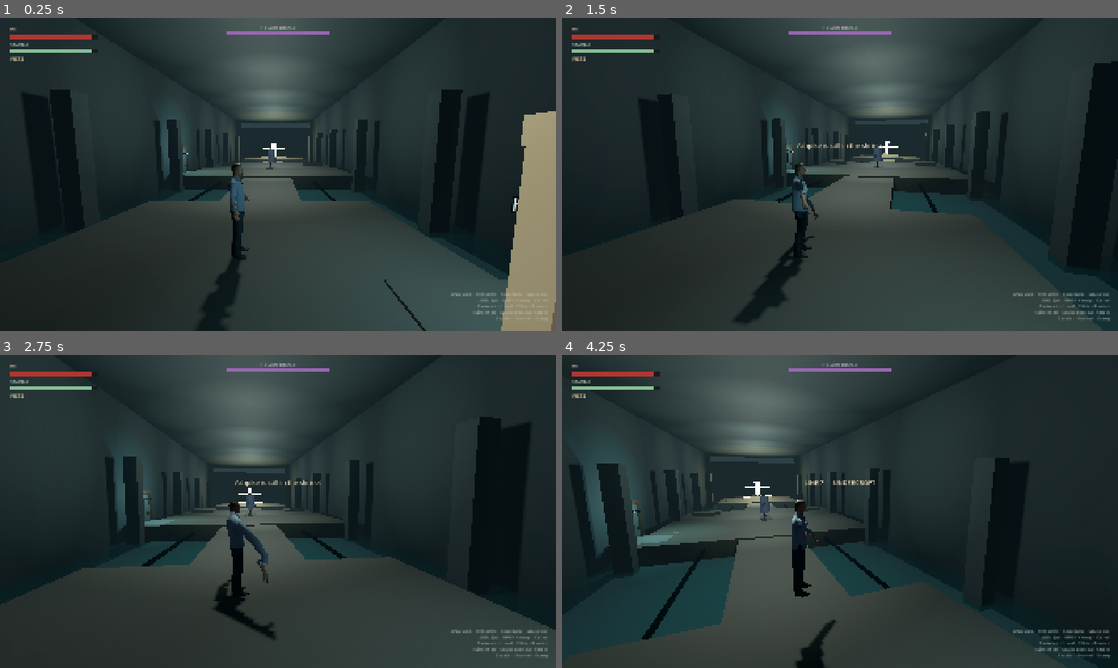
Above: before the commit, frames 1-4 (two rows, left to right).
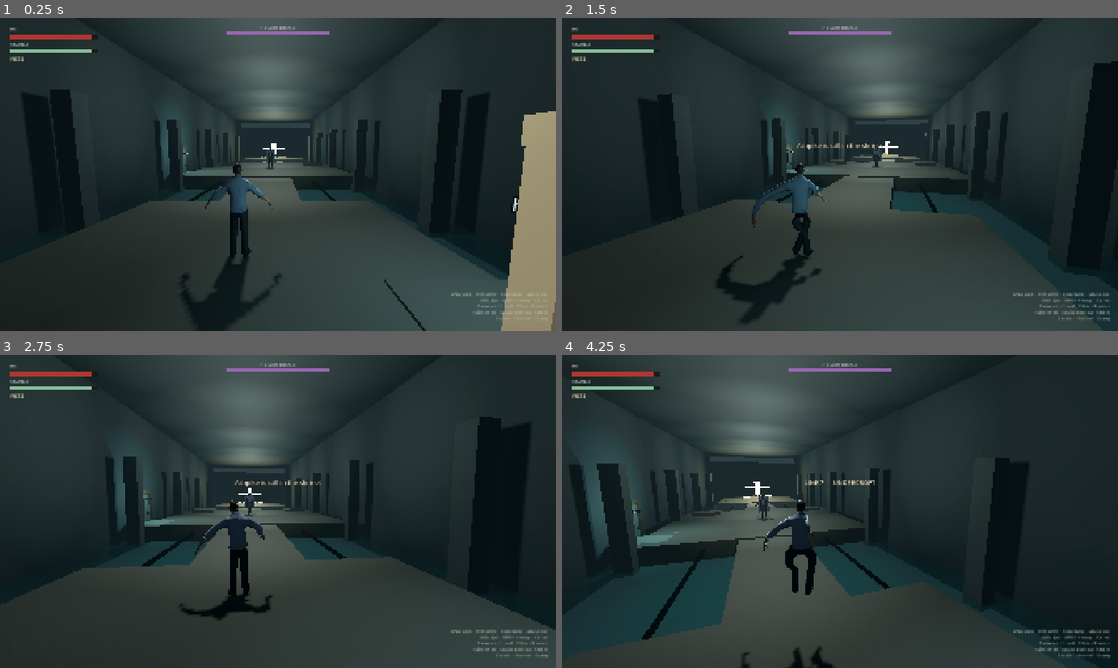
Above: after the commit, the same moments.

Repository: myat93/line7
Game: Godot game, scene res://main.tscn
Same seed, same stepped clock (60 frames per second), same inputs: the game is played once before the commit and once after it.
Inputs (mouse positions are in pixels of both pictures, inside the frame that each line leads up to):
- Up to frame 1 (0.25 s): no input
- Up to frame 2 (1.5 s): tap Enter at 0.5 s; move the mouse to (867, 174) at 0.52 s; hold 1 (bind_ashpike) 0.53-1.28 s; hold W (move_forward) from 0.53 s (still down); click (867, 174) at 0.67 s; tap Space (jump) at 0.77 s; move the mouse to (812, 174) at 1.27 s; tap 2 (bind_fists) at 1.35 s
- Up to frame 3 (2.75 s): keep holding W (move_forward); tap Space (jump) at 1.52 s; move the mouse to (289, 505) at 2.02 s; hold Right mouse button (heavy_attack) from 2.03 s (still down)
- Up to frame 4 (4.25 s): keep holding W (move_forward); move the mouse to (834, 517) at 2.77 s; release Right mouse button (heavy_attack) at 2.78 s; tap E (interact) at 2.85 s; click (834, 517) at 2.92 s; tap Space (jump) at 3.02, 3.77 s; move the mouse to (878, 514) at 3.52 s; press the mouse at (878, 514) at 3.53 s

The runs differ from the first frame. In frame 1, 1.2% of the frame differs, in the area x 32-51%, y 41-98%; in frame 2, 1.3%; in frame 3, 1.5%, in the area x 32-50%, y 44-91%; in frame 4, 1.2%.

Commit message:
Restore +90° chest align and lean/punch in that frame.
Zeroing import yaw left the shirt on ±X (profile to WASD). Bip01 +X is
the skinned chest; +90° maps it to MeshRoot −Z. Sprint lean is now local Z
and jab/heavy use a light aim_along_y so arms travel toward move forward
without the reflected hips remap.

Co-authored-by: myat93 <myat93@users.noreply.github.com>

Diff:
--- a/characters/he/he.gd
+++ b/characters/he/he.gd
@@ -465,11 +465,12 @@
 	## Distance-driven stride so feet read against walk speed (no clock skate).
 	_pose_idle()
 	var swing := sin(_stride)
-	_part_rot("Torso", Vector3(-0.04, swing * 0.05, 0.0))
-	_part_rot("L_UpperArm", Vector3(0.22 + swing * 0.18, 0.06, 0.16))
-	_part_rot("R_UpperArm", Vector3(0.22 - swing * 0.18, -0.06, -0.16))
-	_part_rot("L_Forearm", Vector3(0.16, 0.0, 0.0))
-	_part_rot("R_Forearm", Vector3(0.16, 0.0, 0.0))
+	## After +90° align, negative local Z leans the spine toward MeshRoot −Z.
+	_part_rot("Torso", Vector3(0.0, swing * 0.05, -0.05))
+	_part_rot("L_UpperArm", Vector3(0.18 + swing * 0.16, 0.05, 0.12))
+	_part_rot("R_UpperArm", Vector3(0.18 - swing * 0.16, -0.05, -0.12))
+	_part_rot("L_Forearm", Vector3(0.14, 0.0, 0.0))
+	_part_rot("R_Forearm", Vector3(0.14, 0.0, 0.0))
 	_part_rot("L_Thigh", Vector3(swing * 0.34, 0.0, 0.0))
 	_part_rot("R_Thigh", Vector3(-swing * 0.34, 0.0, 0.0))
 	_part_rot("L_Shin", Vector3(maxf(-swing, 0.0) * 0.28, 0.0, 0.0))
@@ -477,17 +478,17 @@
 
 
 func _pose_sprint() -> void:
-	## Forward lean is negative local X (Godot −Z chest). Opposite swing.
-	## No aim_along_y / hip slide — those stretch the 100×-IBM skin.
+	## Forward lean is negative local Z (Bip01 +X / MeshRoot −Z). Opposite swing.
+	## Modest extras only — large ones stretch the 100×-IBM skin.
 	_pose_idle()
 	var swing := sin(_stride)
-	_part_rot("Hips", Vector3(-0.10, 0.0, 0.0))
-	_part_rot("Torso", Vector3(-0.16, swing * 0.05, 0.0))
-	_part_rot("Head", Vector3(0.08, 0.0, 0.0))
-	_part_rot("L_UpperArm", Vector3(0.18 + swing * 0.22, 0.08, 0.12))
-	_part_rot("R_UpperArm", Vector3(0.18 - swing * 0.22, -0.08, -0.12))
-	_part_rot("L_Forearm", Vector3(0.20, 0.0, 0.0))
-	_part_rot("R_Forearm", Vector3(0.20, 0.0, 0.0))
+	_part_rot("Hips", Vector3(0.0, 0.0, -0.10))
+	_part_rot("Torso", Vector3(0.0, swing * 0.05, -0.16))
+	_part_rot("Head", Vector3(0.06, 0.0, 0.0))
+	_part_rot("L_UpperArm", Vector3(0.14 + swing * 0.18, 0.06, 0.10))
+	_part_rot("R_UpperArm", Vector3(0.14 - swing * 0.18, -0.06, -0.10))
+	_part_rot("L_Forearm", Vector3(0.16, 0.0, 0.0))
+	_part_rot("R_Forearm", Vector3(0.16, 0.0, 0.0))
 	_part_rot("L_Thigh", Vector3(swing * 0.42, 0.0, 0.0))
 	_part_rot("R_Thigh", Vector3(-swing * 0.42, 0.0, 0.0))
 	_part_rot("L_Shin", Vector3(maxf(-swing, 0.0) * 0.40, 0.0, 0.0))
@@ -505,14 +506,14 @@
 	elif _state_time > wind + active:
 		snap = 1.0 - clampf((_state_time - wind - active) / maxf(recover, 0.05), 0.0, 1.0)
 	_pose_idle()
-	_part_rot("Torso", Vector3(-0.06, 0.20, 0.0) * snap)
-	_part_rot("Hips", Vector3(-0.03, 0.08, 0.0) * snap)
-	_part_rot("Head", Vector3(0.04, -0.08, 0.0) * snap)
-	## Negative local X swings Bip01 +Y (along-bone) toward MeshRoot −Z.
-	_part_rot("L_UpperArm", Vector3(-0.95, 0.12, 0.16) * snap)
-	_part_rot("L_Forearm", Vector3(0.28, 0.0, 0.0) * snap)
-	_part_rot("L_Fist", Vector3(0.10, 0.0, 0.0) * snap)
-	_part_rot("R_UpperArm", Vector3(0.10, -0.08, -0.08))
+	_part_rot("Torso", Vector3(0.0, 0.16, -0.06) * snap)
+	_part_rot("Hips", Vector3(0.0, 0.08, -0.03) * snap)
+	_part_rot("Head", Vector3(0.04, -0.06, 0.0) * snap)
+	_part_rot("L_UpperArm", Vector3(-0.35, 0.22, 0.28) * snap)
+	_part_rot("L_Forearm", Vector3(0.22, 0.0, 0.0) * snap)
+	_part_rot("L_Fist", Vector3(0.08, 0.0, 0.0) * snap)
+	_rig.aim_along_y("L_UpperArm", Vector3(0.05, 0.08, -1.0), snap * 0.34)
+	_part_rot("R_UpperArm", Vector3(0.08, -0.06, -0.06))
 
 
 func _pose_heavy() -> void:
@@ -524,23 +525,24 @@
 	if _state_time < wind:
 		var coil := clampf(_state_time / maxf(wind, 0.05), 0.0, 1.0)
 		coil = coil * coil
-		_part_rot("Torso", Vector3(0.08, -0.18, 0.04) * coil)
-		_part_rot("Hips", Vector3(0.04, -0.08, 0.0) * coil)
-		_part_rot("Head", Vector3(-0.04, -0.10, 0.0) * coil)
-		_part_rot("R_UpperArm", Vector3(0.42, 0.22, 0.28) * coil)
-		_part_rot("R_Forearm", Vector3(0.45, 0.0, 0.0) * coil)
-		_part_rot("L_UpperArm", Vector3(0.12, 0.08, 0.10) * coil)
+		_part_rot("Torso", Vector3(0.0, -0.16, 0.06) * coil)
+		_part_rot("Hips", Vector3(0.0, -0.08, 0.04) * coil)
+		_part_rot("Head", Vector3(-0.04, -0.08, 0.0) * coil)
+		_part_rot("R_UpperArm", Vector3(0.28, 0.18, 0.20) * coil)
+		_part_rot("R_Forearm", Vector3(0.35, 0.0, 0.0) * coil)
+		_part_rot("L_UpperArm", Vector3(0.10, 0.06, 0.08) * coil)
 	else:
 		var commit := 1.0 - pow(1.0 - clampf((_state_time - wind) / 0.10, 0.0, 1.0), 2.0)
 		if _state_time > wind + active:
 			commit = 1.0 - clampf((_state_time - wind - active) / maxf(recover, 0.05), 0.0, 1.0) * 0.55
-		_part_rot("Torso", Vector3(-0.10, 0.18, 0.0) * commit)
-		_part_rot("Hips", Vector3(-0.05, 0.08, 0.0) * commit)
-		_part_rot("Head", Vector3(0.06, -0.06, 0.0) * commit)
-		_part_rot("R_UpperArm", Vector3(-1.05, -0.10, -0.12) * commit)
-		_part_rot("R_Forearm", Vector3(0.16, 0.0, 0.0))
-		_part_rot("R_Fist", Vector3(0.10, 0.0, 0.0) * commit)
-		_part_rot("L_UpperArm", Vector3(0.12, 0.08, 0.10))
+		_part_rot("Torso", Vector3(0.0, 0.16, -0.08) * commit)
+		_part_rot("Hips", Vector3(0.0, 0.08, -0.04) * commit)
+		_part_rot("Head", Vector3(0.05, -0.05, 0.0) * commit)
+		_part_rot("R_UpperArm", Vector3(-0.28, -0.12, -0.10) * commit)
+		_rig.aim_along_y("R_UpperArm", Vector3(-0.08, 0.06, -1.0), commit * 0.34)
+		_part_rot("R_Forearm", Vector3(0.12, 0.0, 0.0))
+		_part_rot("R_Fist", Vector3(0.08, 0.0, 0.0) * commit)
+		_part_rot("L_UpperArm", Vector3(0.10, 0.06, 0.08))
 
 
 func _pose_roll() -> void:
@@ -549,8 +551,8 @@
 	if _state_time > 0.26:
 		tuck = 1.0 - clampf((_state_time - 0.26) / 0.14, 0.0, 1.0)
 	_pose_idle()
-	_part_rot("Hips", Vector3(-0.22, 0.0, 0.0) * tuck)
-	_part_rot("Torso", Vector3(-0.16, 0.0, 0.0) * tuck)
+	_part_rot("Hips", Vector3(0.0, 0.0, -0.18) * tuck)
+	_part_rot("Torso", Vector3(0.0, 0.0, -0.14) * tuck)
 	_part_rot("Head", Vector3(0.10, 0.0, 0.0) * tuck)
 	_part_rot("L_Thigh", Vector3(-0.42, 0.0, 0.05) * tuck)
 	_part_rot("R_Thigh", Vector3(-0.44, 0.0, -0.05) * tuck)
--- a/core/mesh_pose_rig.gd
+++ b/core/mesh_pose_rig.gd
@@ -10,11 +10,10 @@
 ## them with inverse(rest) explodes vertices. Idle stays bind-pose (A-pose is
 ## the authored rest). Combat extras go through set_bone_pose_rotation.
 ##
-## Bind-pose mesh chest is Godot −Z (the skinned shirt/face). The armature is
-## authored −90° Y so Bip01 +X (Max-forward) sits on Godot +Z — that is 90°
-## from the mesh chest. Chasing Bip01 +X made HE face perpendicular to travel.
-## Clear the import yaw so mesh −Z == MeshRoot −Z. Capsules / MeshRoot yaw /
-## reach stay untouched.
+## Bind-pose chest follows Bip01 +X (Max-forward). Authored −90° Y puts that
+## on Godot +Z, i.e. MeshRoot +Z — perpendicular / moonwalk vs WASD (−Z).
+## +90° Y maps hips +X onto MeshRoot −Z. Capsules / MeshRoot yaw / reach stay
+## untouched. Do not zero the import yaw: that leaves the chest on ±X.
 
 var skeleton: Skeleton3D
 var body: MeshInstance3D
@@ -155,15 +154,15 @@
 
 
 func character_forward() -> Vector3:
-	## After _align_godot_forward, the skinned chest is skeleton −Z.
+	## After +90° align, armature +X (Bip01 chest) is MeshRoot −Z.
 	if skeleton == null:
 		return Vector3.ZERO
-	return (-skeleton.global_transform.basis.z).normalized()
+	return skeleton.global_transform.basis.x.normalized()
 
 
 func _char_basis() -> Basis:
-	## Skeleton space == Godot character space after the import yaw is cleared.
-	return Basis.IDENTITY
+	## After +90° align: skeleton +X = Godot −Z, skeleton +Z = Godot +X.
+	return Basis(Vector3(0.0, 0.0, 1.0), Vector3.UP, Vector3(-1.0, 0.0, 0.0))
 
 
 func _cache_rest_globals() -> void:
@@ -214,9 +213,12 @@
 		var visual := root.find_child(node_name, true, false) as Node3D
 		if visual == null:
 			continue
-		## Authored −90° (or the old +90° Bip01 flip) puts mesh −Z on ±X.
-		if absf(angle_difference(visual.rotation.y, 0.0)) > 0.05:
-			visual.rotation.y = 0.0
+		## Authored −90° → +90° so Max +X / chest → MeshRoot −Z.
+		## Also recover if a prior pass zeroed the yaw (chest on ±X).
+		if absf(angle_difference(visual.rotation.y, -PI * 0.5)) < 0.25:
+			visual.rotation.y += PI
+		elif absf(angle_difference(visual.rotation.y, 0.0)) < 0.25:
+			visual.rotation.y = PI * 0.5
 
 
 func _first_skeleton(node: Node) -> Skeleton3D:
--- a/tools/play_sim.gd
+++ b/tools/play_sim.gd
@@ -96,8 +96,8 @@
 	if chest_fwd.length() < 0.2 or chest_fwd.dot(mesh_fwd) < 0.85:
 		_fail("HE realistic mesh does not face MeshRoot / move forward (moonwalk).")
 	var realistic := he.mesh_root.find_child("HERealistic", true, false) as Node3D
-	if realistic and absf(angle_difference(realistic.rotation.y, 0.0)) > 0.08:
-		_fail("HERealistic import yaw must be 0 so mesh −Z matches MeshRoot −Z (got y=%.3f)." % realistic.rotation.y)
+	if realistic and absf(angle_difference(realistic.rotation.y, PI * 0.5)) > 0.08:
+		_fail("HERealistic yaw must be +90° so Bip01 +X matches MeshRoot −Z (got y=%.3f)." % realistic.rotation.y)
 	var blockout := he.mesh_root.get_node_or_null("HEBlockout")
 	if blockout == null:
 		_fail("HE realistic mesh is not instanced under MeshRoot.")
Not shown, changed: characters/he/README.md
